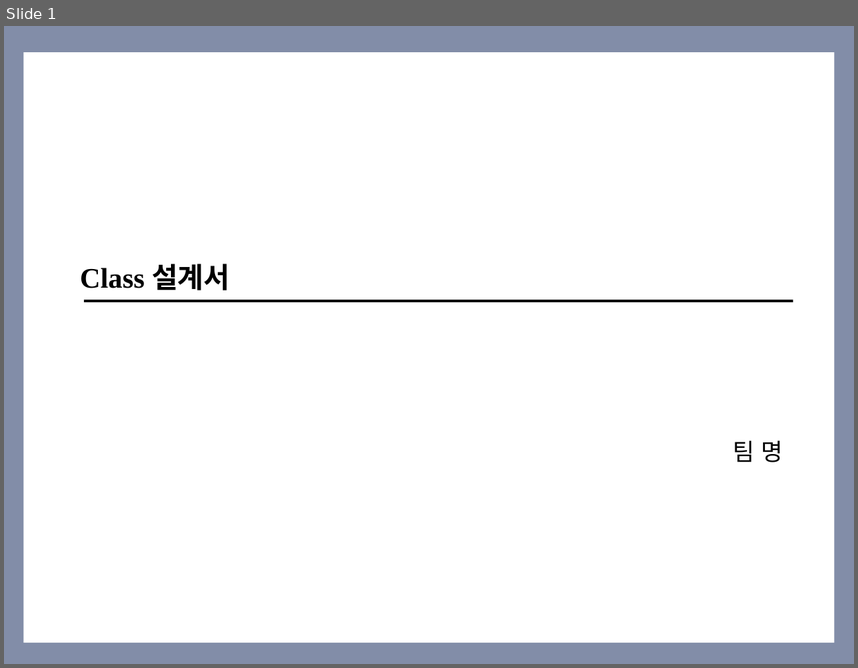
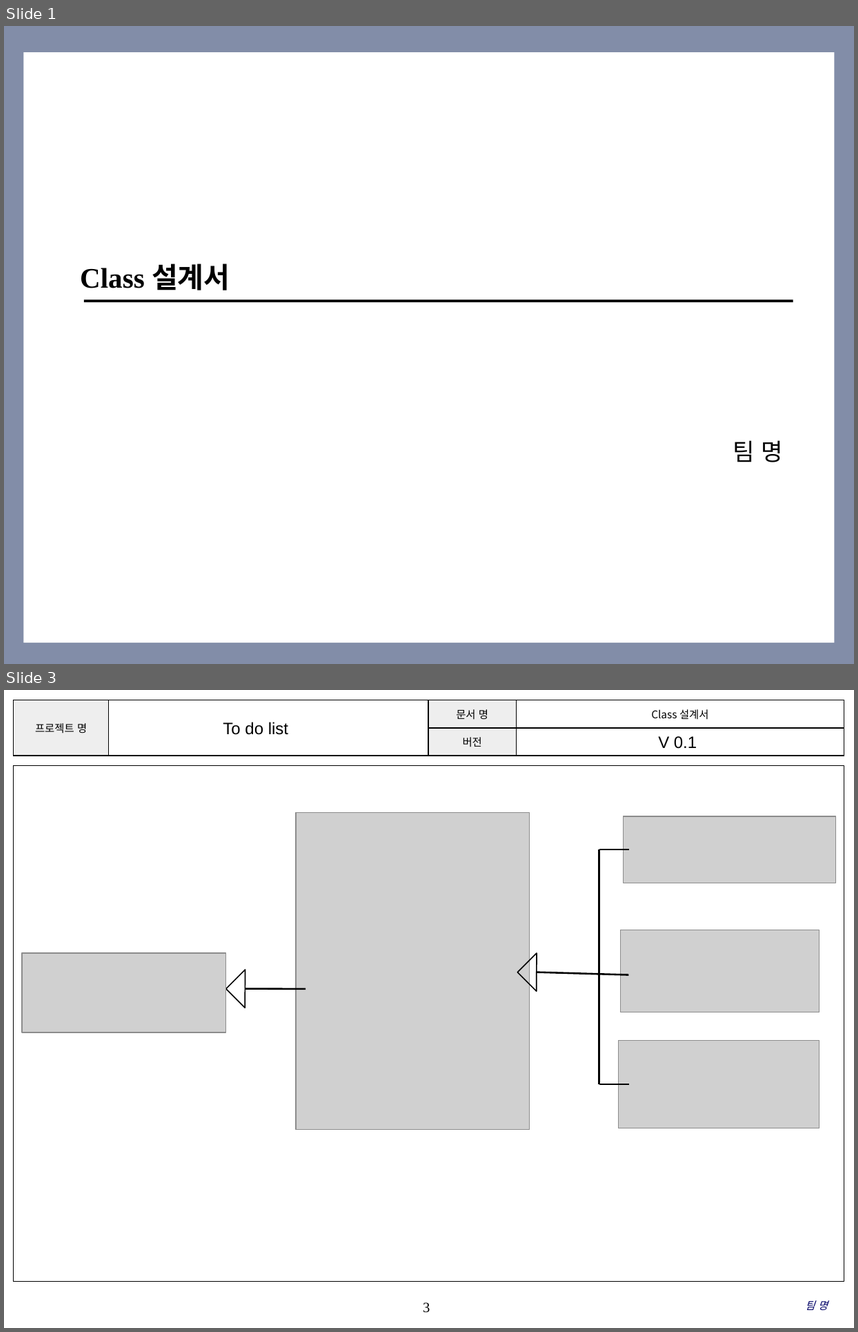
Before and after one commit to SE-admin/8, a slide deck: doc/3_ 설계서/Class Design.pptx. Shown one above the other, each under a label of ours: slide 1 before the commit, slides 1 and 3 after it; the slides between them are not shown. The pictures are 858x668 and 858x1332 pixels, drawn with LibreOffice and Linux fonts; fonts in the diff are those of the drawing; grey boxes stand for pictures; background and template pictures are left out. Boxes give left, top, right and bottom in pixels: in the first picture for what was removed or moved away, otherwise in the second. Text is boxed around its words. In the diff, an @@ line names an element or a change of style, - is before the commit and + after.

```diff
--- a/doc/3_ 설계서/Class Design.pptx
+++ b/doc/3_ 설계서/Class Design.pptx
@@ slide 3 added at [4, 690, 854, 1328], background #FFFFFF @@
@@ table added at [14, 700, 844, 756], 2 rows, 4 columns @@
+프로젝트 명 |  | 문서 명 | Class 설계서
+ |  | 버전 | V X.X
@@ text added at [223, 722, 288, 735], 14 pt, text #000000 @@
+To do list
@@ text added at [668, 736, 697, 749], 14 pt, text #000000 @@
+V 0.1
@@ rectangle added at [14, 766, 844, 1281], outline #000000 0.75 pt @@
@@ picture added at [296, 812, 529, 1130] @@
@@ picture added at [623, 817, 835, 883] @@
@@ line added from (599, 850) to (629, 850), #000000 1.5 pt @@
@@ line added from (599, 850) to (599, 1085), #000000 1.5 pt @@
@@ picture added at [620, 929, 819, 1012] @@
@@ picture added at [22, 953, 226, 1032] @@
@@ right triangle added at [517, 954, 555, 991], outline #000000 1 pt @@
@@ right triangle added at [226, 969, 264, 1007], outline #000000 1 pt @@
@@ line added from (537, 972) to (629, 975), #000000 1.5 pt @@
@@ line added from (245, 988) to (306, 988), #000000 1.5 pt @@
@@ picture added at [619, 1041, 819, 1127] @@
@@ line added from (599, 1085) to (629, 1085), #000000 1.5 pt @@
@@ page number added at [423, 1302, 430, 1312], 12 pt, text #000000 @@
+3
@@ text added at [805, 1301, 828, 1310], 9 pt, text #000066, italic @@
+팀 명
```
Also in this commit, not shown: 1 slide changed, 2 other slides added, 1 slide removed.
